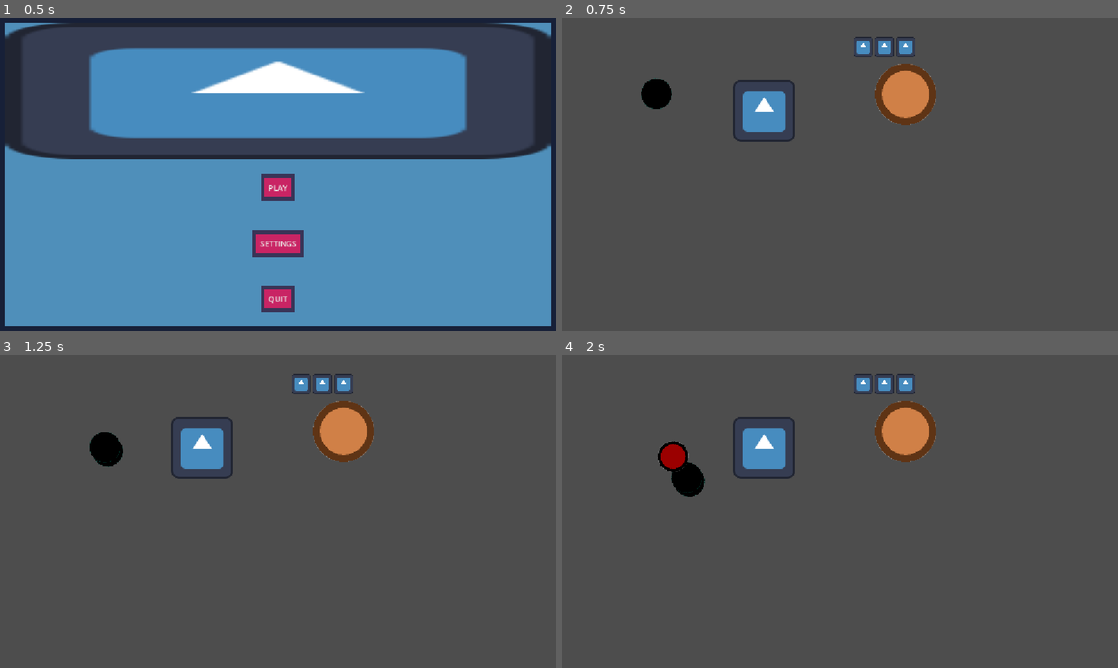
Above: before the commit, frames 1-4 (two rows, left to right).
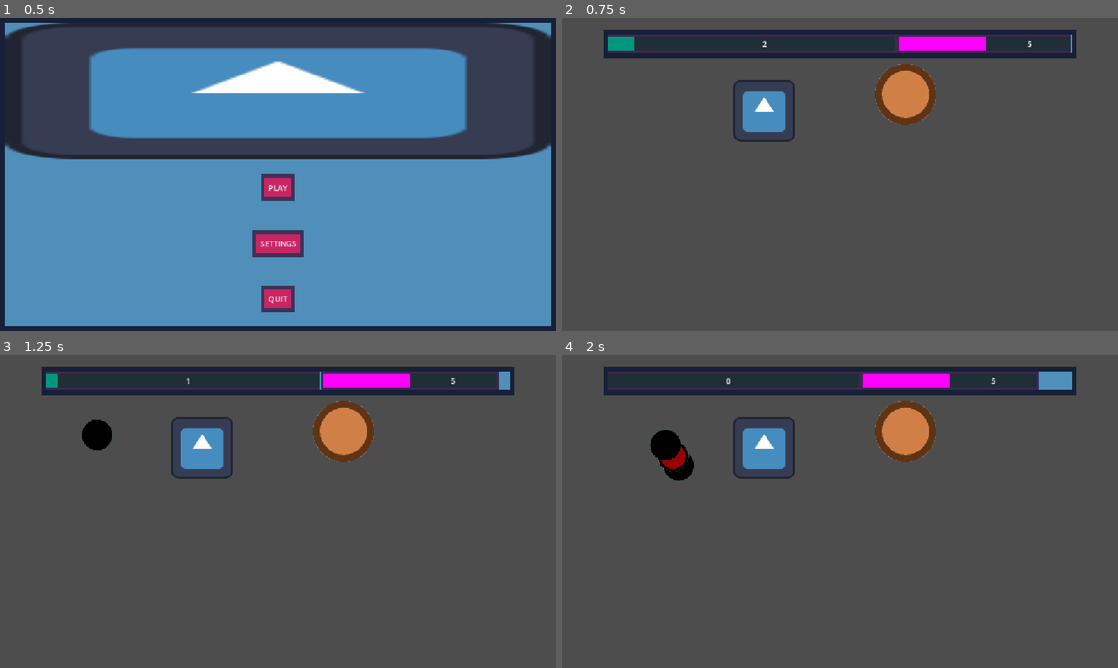
Above: after the commit, the same moments.

Repository: MagnusLucas/BrackeysAugust26
Game: Godot game, scene res://scenes/main_menu.tscn
Two runs of this game, one before a commit and one after it. Both use one fixed random seed, a clock stepped at 60 frames per second and the inputs below. The engine's default icon, where the game draws it, is replaced by a stand-in: a white triangle on a blue panel in a dark square.
Inputs (mouse positions are in pixels of both pictures, inside the frame that each line leads up to):
- Up to frame 1 (0.5 s): no input
- Up to frame 2 (0.75 s): click "PLAY" at 0.5 s
- Up to frame 3 (1.25 s): no input
- Up to frame 4 (2 s): click (840, 508) at 1.25 s

Frame 1 is identical in both runs. In frame 2, 8.1% of the frame differs, in the area x 7-93%, y 3-30%; in frame 3, 8.2%; in frame 4, 8.5%, in the area x 7-93%, y 3-46%.

Commit message:
Finished and added upcoming wave uis

Diff:
--- a/custom_nodes/wave_manager.gd
+++ b/custom_nodes/wave_manager.gd
@@ -25,6 +25,10 @@
 	return current_wave_id == wave_array.size()
 
 
+func get_wave_array() -> Array[Wave]:
+	return wave_array
+
+
 func _on_wave_timer_timeout() -> void:
 	current_wave_id += 1
 	if current_wave_id < wave_array.size():
--- a/data/wave_stats.gd
+++ b/data/wave_stats.gd
@@ -2,6 +2,7 @@
 extends Resource
 
 signal spawning_finished
+signal enemy_spawned
 
 @export var enemy_colour: Color
 @export var number_of_enemies: int
@@ -18,5 +19,6 @@
 
 func register_enemy_spawn() -> void:
 	enemies_spawned += 1
+	enemy_spawned.emit()
 	if enemies_spawned == number_of_enemies:
 		spawning_finished.emit()
--- a/scenes/test_scene.tscn
+++ b/scenes/test_scene.tscn
@@ -7,6 +7,7 @@
 [ext_resource type="Script" uid="uid://bgrv1axsi84hd" path="res://components/enemy_spawner.gd" id="5_qjeyg"]
 [ext_resource type="Script" uid="uid://bt1xs3f0rj8s1" path="res://data/wave_stats.gd" id="6_3qnke"]
 [ext_resource type="Script" uid="uid://bpa1ym1cht2d3" path="res://custom_nodes/wave_manager.gd" id="7_wtsjf"]
+[ext_resource type="PackedScene" uid="uid://ciax1ej5mlsh1" path="res://scenes/upcoming_waves_ui/upcoming_waves_ui.tscn" id="8_rnaij"]
 
 [sub_resource type="Curve2D" id="Curve2D_7ddre"]
 _data = {
@@ -18,16 +19,16 @@
 script = ExtResource("6_3qnke")
 enemy_colour = Color(0, 0.59607846, 0.49019608, 1)
 number_of_enemies = 2
-wave_length = 5.0
-spawn_time = 0.2
+wave_length = 10.0
+spawn_time = 1.0
 metadata/_custom_type_script = "uid://bt1xs3f0rj8s1"
 
 [sub_resource type="Resource" id="Resource_3qnke"]
 script = ExtResource("6_3qnke")
 enemy_colour = Color(1, 0, 1, 1)
 number_of_enemies = 5
-wave_length = 3.0
-spawn_time = 2.0
+wave_length = 6.0
+spawn_time = 3.0
 metadata/_custom_type_script = "uid://bt1xs3f0rj8s1"
 
 [node name="Node" type="Node" unique_id=1642193432]
@@ -71,3 +72,6 @@
 [node name="WaveTimer" type="Timer" parent="WaveManager" unique_id=105234]
 
 [node name="SpawnIntervalTimer" type="Timer" parent="WaveManager" unique_id=1237478424]
+
+[node name="UpcomingWavesUI" parent="." unique_id=1173204523 node_paths=PackedStringArray("wave_manager") instance=ExtResource("8_rnaij")]
+wave_manager = NodePath("../WaveManager")
--- /dev/null
+++ b/scenes/upcoming_waves_ui/upcoming_waves_ui.gd
@@ -0,0 +1,13 @@
+class_name UpcomingWavesUI
+extends PanelContainer
+
+@export var wave_manager: WaveManager
+@onready var wave_container: WaveContainer = $WaveMover/WaveContainer
+
+
+func _ready() -> void:
+	_set_upcoming_waves(wave_manager.get_wave_array())
+
+
+func _set_upcoming_waves(wave_array: Array[Wave]) -> void:
+	wave_container.set_wave_array(wave_array)
--- /dev/null
+++ b/scenes/upcoming_waves_ui/upcoming_waves_ui.tscn
@@ -0,0 +1,35 @@
+[gd_scene format=3 uid="uid://ciax1ej5mlsh1"]
+
+[ext_resource type="Script" uid="uid://dm4ytoxmceakc" path="res://scenes/upcoming_waves_ui/wave_mover.gd" id="1_affl4"]
+[ext_resource type="Script" uid="uid://dw1bpo4uekk23" path="res://scenes/upcoming_waves_ui/upcoming_waves_ui.gd" id="1_rxdv2"]
+[ext_resource type="PackedScene" uid="uid://cfukaer5ni8nm" path="res://scenes/wave/wave_ui.tscn" id="3_3pr71"]
+[ext_resource type="Script" uid="uid://jhu74ckqamec" path="res://scenes/upcoming_waves_ui/wave_container.gd" id="3_affl4"]
+
+[node name="UpcomingWavesUI" type="PanelContainer" unique_id=1173204523]
+anchors_preset = 5
+anchor_left = 0.5
+anchor_right = 0.5
+offset_left = -490.0
+offset_top = 25.0
+offset_right = 490.0
+offset_bottom = 83.0
+grow_horizontal = 2
+script = ExtResource("1_rxdv2")
+
+[node name="WaveMover" type="ScrollContainer" parent="." unique_id=1194812445]
+custom_minimum_size = Vector2(960, 38)
+layout_mode = 2
+horizontal_scroll_mode = 3
+script = ExtResource("1_affl4")
+
+[node name="WaveContainer" type="HBoxContainer" parent="WaveMover" unique_id=1678684939]
+layout_mode = 2
+theme_override_constants/separation = 1
+script = ExtResource("3_affl4")
+
+[node name="WaveUI" parent="WaveMover/WaveContainer" unique_id=1840122186 instance=ExtResource("3_3pr71")]
+layout_mode = 2
+
+[node name="Control" type="Control" parent="WaveMover/WaveContainer" unique_id=2088977606]
+custom_minimum_size = Vector2(10000, 0)
+layout_mode = 2
--- /dev/null
+++ b/scenes/upcoming_waves_ui/wave_container.gd
@@ -0,0 +1,29 @@
+class_name WaveContainer
+extends HBoxContainer
+
+@export var wave_array: Array[Wave] : set = set_wave_array
+
+
+func set_wave_array(value) -> void:
+	wave_array = value
+	if wave_array:
+		_update_waves()
+
+
+func remove_all_children() -> void:
+	for child in get_children():
+		remove_child(child)
+		child.queue_free()
+
+
+func _update_waves() -> void:
+	if !is_node_ready():
+		ready.connect(_update_waves, CONNECT_ONE_SHOT)
+		return
+
+	remove_all_children()
+	for wave in wave_array:
+		add_child(WaveUI.new_from_wave(wave))
+	var spacer := Control.new()
+	spacer.custom_minimum_size.x = 10000
+	add_child(spacer)
--- /dev/null
+++ b/scenes/upcoming_waves_ui/wave_mover.gd
@@ -0,0 +1,10 @@
+class_name WaveMover
+extends ScrollContainer
+
+
+var float_scroll_value := 0.0
+
+
+func _process(delta: float) -> void:
+	float_scroll_value += delta * WaveUI.WAVE_LENGTH_MULTIPLIER
+	scroll_horizontal = int(float_scroll_value)
--- a/scenes/wave/wave_ui.gd
+++ b/scenes/wave/wave_ui.gd
@@ -1,8 +1,8 @@
-@tool
 class_name WaveUI
 extends PanelContainer
 
-const WAVE_LENGTH_MULTIPLIER := 30
+const WAVE_LENGTH_MULTIPLIER := 60
+const WAVE_UI = preload("res://scenes/wave/wave_ui.tscn")
 
 @export var wave: Wave : set = set_wave
 
@@ -11,15 +11,31 @@
 @onready var label: Label = $HBoxContainer/Label
 
 
+static func new_from_wave(a_wave: Wave) -> WaveUI:
+	var wave_ui: WaveUI = WAVE_UI.instantiate()
+	wave_ui.set_wave(a_wave)
+	return wave_ui
+
+
 func set_wave(value) -> void:
+	if wave:
+		wave.enemy_spawned.disconnect(_update_label)
 	wave = value
+	if wave:
+		wave.enemy_spawned.connect(_update_label)
 	_update_visuals()
+
+
+func _update_label() -> void:
+	label.text = str(wave.number_of_enemies - wave.enemies_spawned)
 
 
 func _update_visuals() -> void:
 	if !wave:
 		return
 	if !is_node_ready():
+		if ready.is_connected(_update_visuals):
+			return
 		ready.connect(_update_visuals, CONNECT_ONE_SHOT)
 		return
 
Not shown, added: scenes/upcoming_waves_ui/upcoming_waves_ui.gd.uid
Not shown, added: scenes/upcoming_waves_ui/wave_container.gd.uid
Not shown, added: scenes/upcoming_waves_ui/wave_mover.gd.uid
